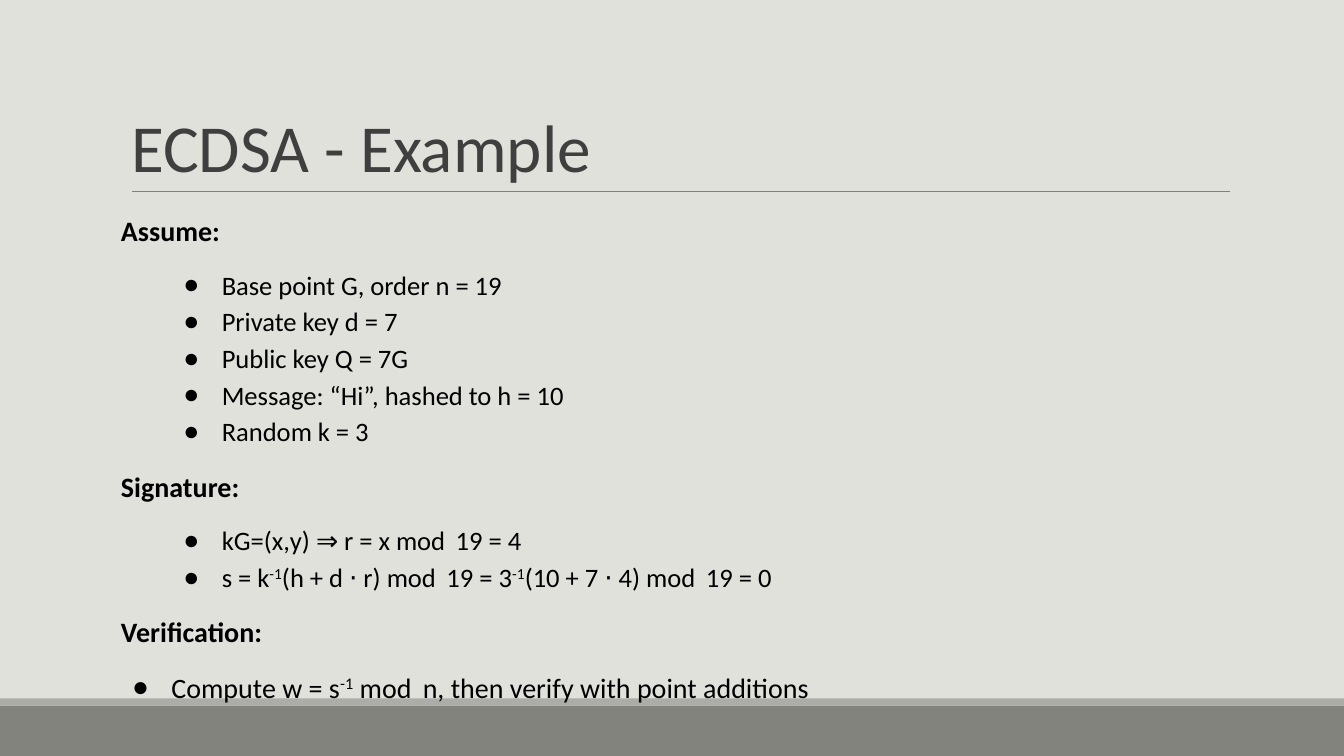
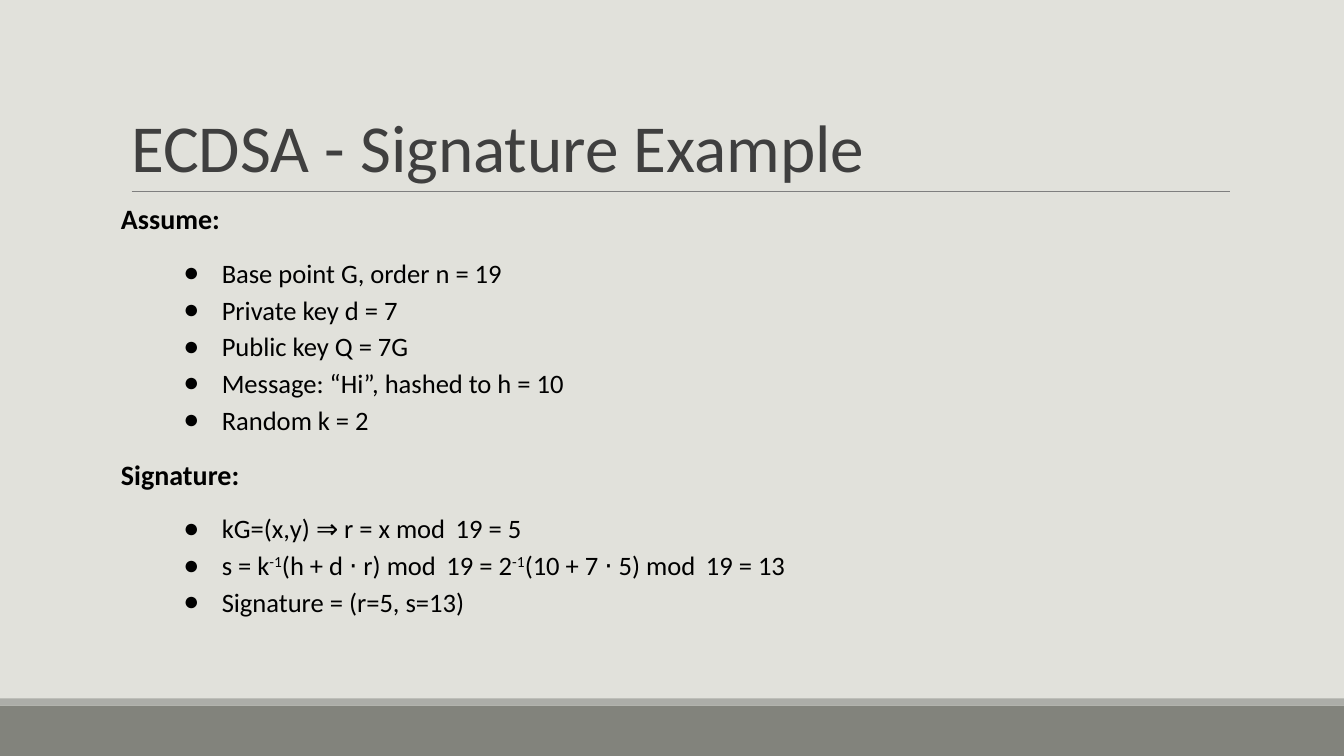
Before and after one commit to ShlomiFridman/CryptoProject2025, a slide deck: slide 25 of CryptoPresentation.pptx (slide 29 before the commit). Drawn at 1344x756 pixels with LibreOffice and Linux fonts; fonts in the diff are those of the drawing. Boxes give left, top, right and bottom in pixels: in the first picture for what was removed or moved away, otherwise in the second. Text is boxed around its words. In the diff, an @@ line names an element or a change of style, - is before the commit and + after.

```diff
--- a/CryptoPresentation.pptx
+++ b/CryptoPresentation.pptx
@@ title at [131,125,865,184]: text changed @@
-ECDSA - Example
+ECDSA - Signature Example
@@ text "Assume:": place and size @@
-text "Assume:" at [121,223,808,704]
+text "Assume:" at [121,211,785,617]
@@ text at [222,411,368,430]: text changed @@
-● Random k = 3
+● Random k = 2
@@ text at [222,518,785,617]: text changed; size 20 to 19 pt @@
-● kG=(x,y) ⇒ r = x mod 19 = 4
-● s = k-1(h + d ⋅ r) mod 19 = 3-1(10 + 7 ⋅ 4) mod 19 = 0
-Verification:
-● Compute w = s-1 mod n, then verify with point additions
+● kG=(x,y) ⇒ r = x mod 19 = 5
+● s = k-1(h + d ⋅ r) mod 19 = 2-1(10 + 7 ⋅ 5) mod 19 = 13
+● Signature = (r=5, s=13)
```
Also in this commit, not shown: 7 other slides changed, 2 slides added, 15 slides removed, 3 other files.
